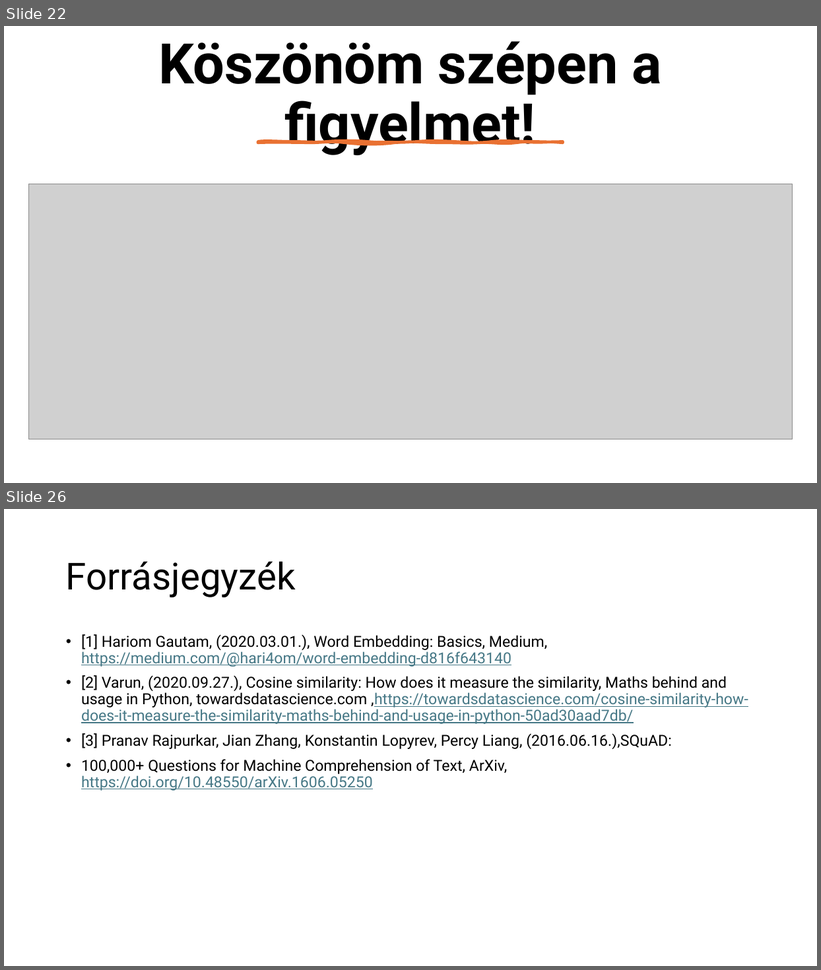
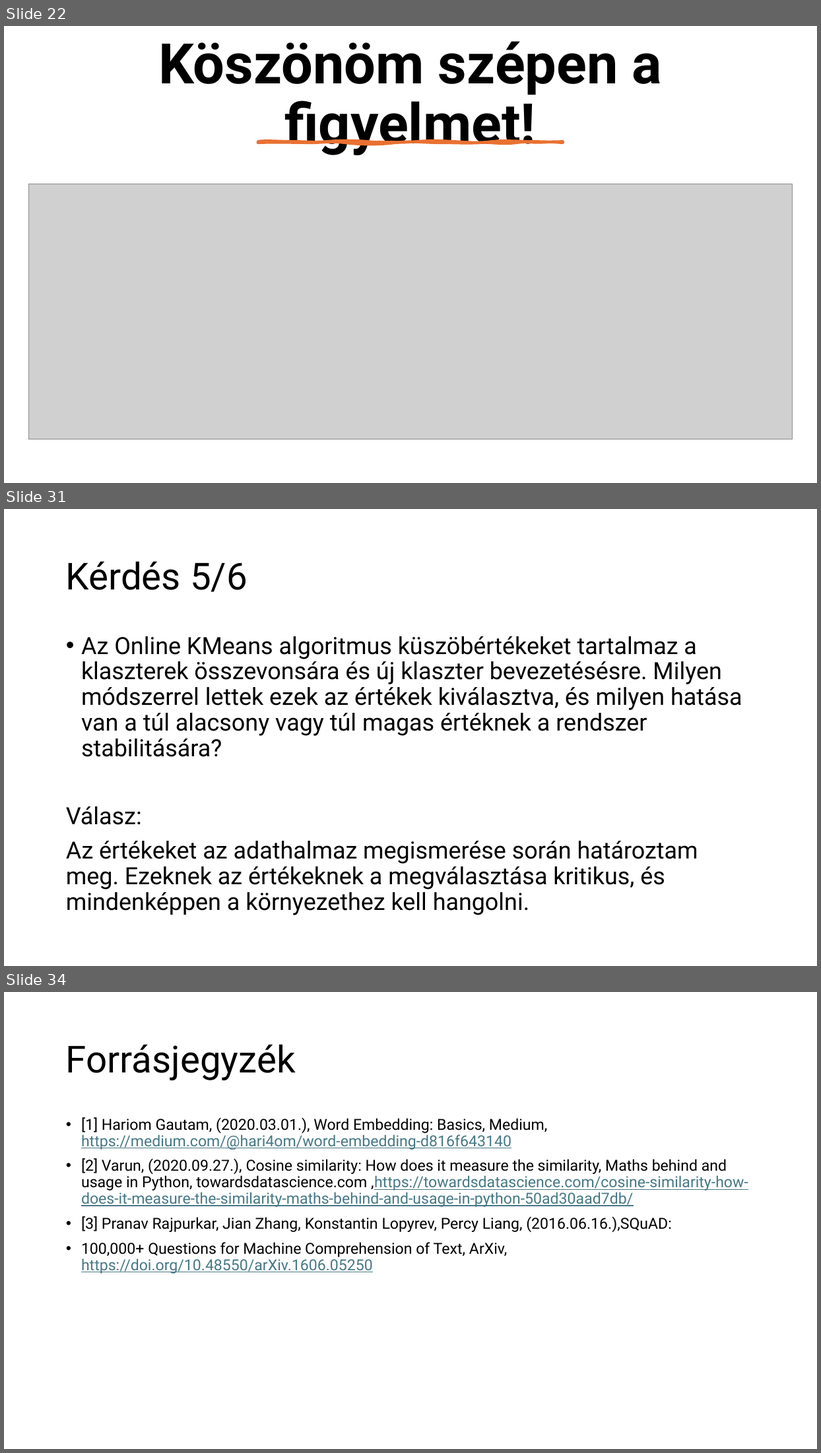
Before and after one commit to czotterbenedek/rag-onlineclustering-optimization, a slide deck: tdk/CzotterBenedek_TDK_javitott_2.0.pptx. Shown one above the other, each under a label of ours: slides 22 and 26 before the commit, slides 22, 31 and 34 after it; the slides between them are not shown. The pictures are 821x970 and 821x1453 pixels, drawn with LibreOffice and Linux fonts; fonts in the diff are those of the drawing; grey boxes stand for pictures. Boxes give left, top, right and bottom in pixels: in the first picture for what was removed or moved away, otherwise in the second. Text is boxed around its words. In the diff, an @@ line names an element or a change of style, - is before the commit and + after.

```diff
--- a/tdk/CzotterBenedek_TDK_javitott_2.0.pptx
+++ b/tdk/CzotterBenedek_TDK_javitott_2.0.pptx
@@ slide 31 added at (4,509,817,966), background #FFFFFF @@
@@ title added at (66,561,248,592), 44 pt, text #000000 @@
+Kérdés 5/6
@@ text added at (66,636,743,916), 28 pt, text #000000 @@
+• Az Online KMeans algoritmus küszöbértékeket tartalmaz a klaszterek összevonsára és új klaszter bevezetésésre. Milyen módszerrel lettek ezek az értékek kiválasztva, és milyen hatása van a túl alacsony vagy túl magas értéknek a rendszer stabilitására?
+Válasz:
+Az értékeket az adathalmaz megismerése során határoztam meg. Ezeknek az értékeknek a megválasztása kritikus, és mindenképpen a környezethez kell hangolni.
@@ what was slide 26 is now slide 34 @@
```
Also in this commit, not shown: 23 slides changed, 7 other slides added, 10 other files.
